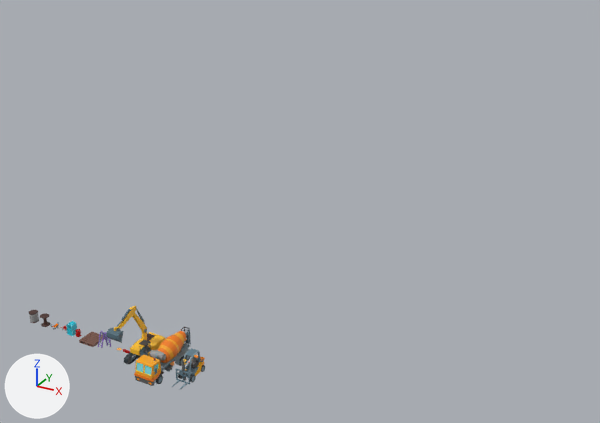
Renders of the Blender file Blender/Levels/Props.blend from each side of a commit.
Camera for both pictures: a 50 mm lens placed at (83.7, -64.7, 55.9), pointed at (46.3, 3.3, 22.0). Every picture has the same lights, and +X, +Y and +Z are marked at lower left.

In view in the first picture: 'p_CementTruck', 'p_Excavator', 'p_Forklift'.
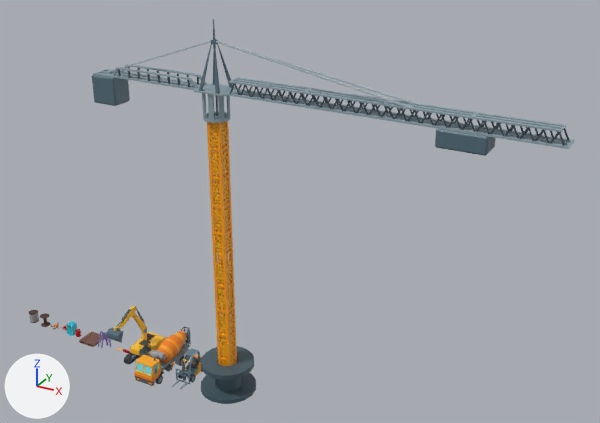
Commit message: Blender Props Updated_9

Where the change shows, as pixel boxes [x1, y1, x2, y2] in the pictures (600 x 423 px):
'p_Crane', added: after [92, 19, 574, 404]

Diff of the bpy script that builds the scene:
```diff
--- a/Blender/Levels/Props.blend.py
+++ b/Blender/Levels/Props.blend.py
@@ me_cube_012 @@
+me_cube_012.from_pydata(...)  # 4133 vertices, 3661 faces; spans x -99.0..223.0, y -21.0..21.0, z 0.0..275.0
+me_cube_012.materials.append(mat_m_material)  # picture img_m_material_png_001
@@ ob_p_crane @@
+ob_p_crane = bpy.data.objects.new('p_Crane', me_cube_012)
+ob_p_crane.location = (39.0, 0.0, 0.0)
+ob_p_crane.scale = (0.15, 0.15, 0.15)
```
